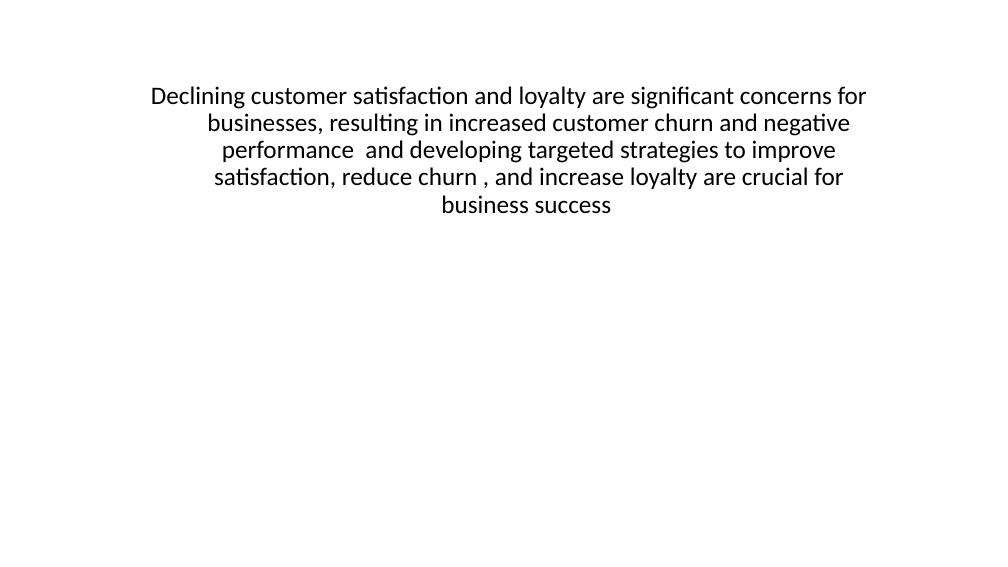
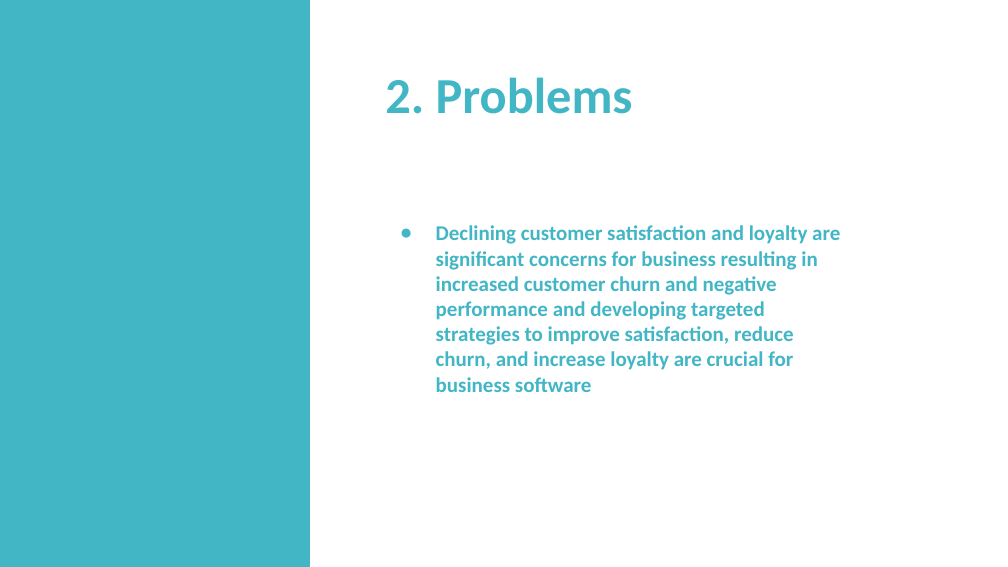
Before and after one commit to SafehEmmanuela/Final-Project, a slide deck: slide 3 of Power point presentation.pptx. Drawn at 1008x567 pixels with LibreOffice and Linux fonts; fonts in the diff are those of the drawing. Boxes give left, top, right and bottom in pixels: in the first picture for what was removed or moved away, otherwise in the second. Text is boxed around its words. In the diff, an @@ line names an element or a change of style, - is before the commit and + after.

```diff
--- a/Power point presentation.pptx
+++ b/Power point presentation.pptx
@@ rectangle added at (0, 0, 310, 566), fill #42B6C5 @@
@@ text added at (385, 77, 633, 114), 36 pt, text #42B6C5, bold @@
+2. Problems
@@ text at (436, 225, 840, 392): text changed; size 18 to 15 pt; text colour #000000 to #42B6C5; bold on @@
-Declining customer satisfaction and loyalty are significant concerns for businesses, resulting in increased customer churn and negative performance and developing targeted strategies to improve satisfaction, reduce churn , and increase loyalty are crucial for business success
+● Declining customer satisfaction and loyalty are significant concerns for business resulting in increased customer churn and negative performance and developing targeted strategies to improve satisfaction, reduce churn, and increase loyalty are crucial for business software
```
Also in this commit, not shown: 6 other slides changed, 2 slides added, 3 slides removed, 1 other file.
